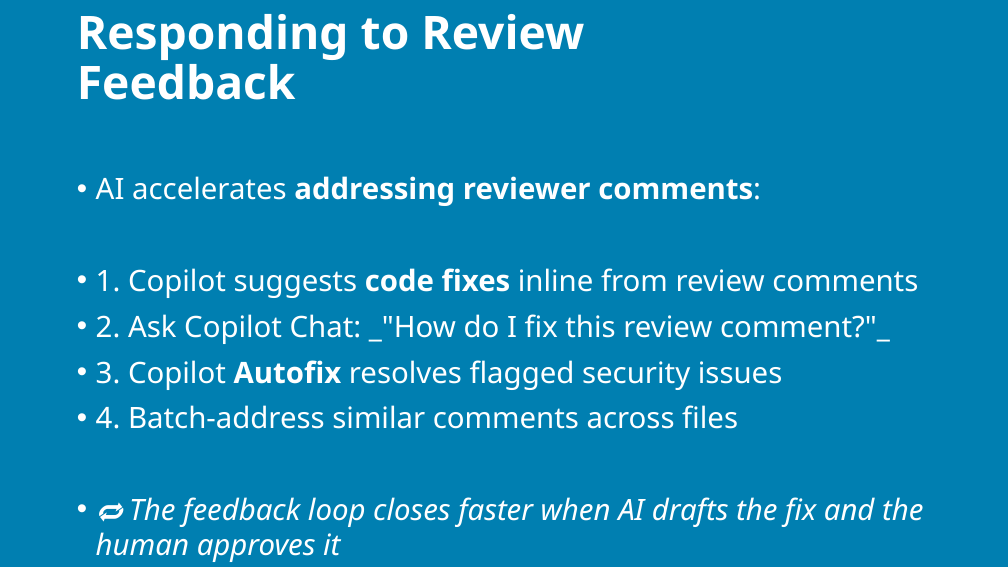
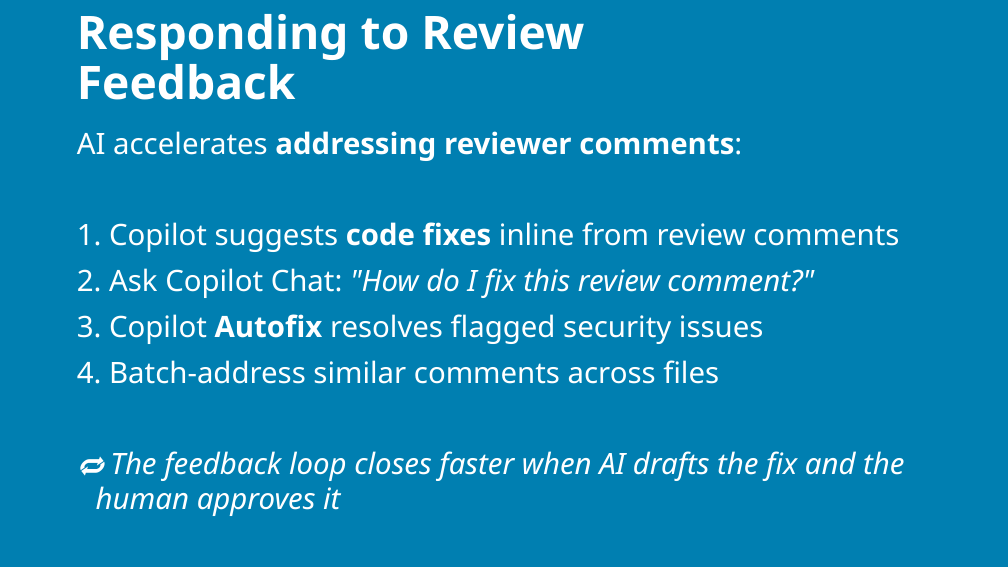
Before and after one commit to j0hnnymiller/AI-Assisted-Software-Development, a slide deck: slide 86 of slides/output/aiasd-311-monday-draft.pptx. Drawn at 1008x567 pixels with LibreOffice and Linux fonts; fonts in the diff are those of the drawing; background and template pictures are left out. Boxes give left, top, right and bottom in pixels: in the first picture for what was removed or moved away, otherwise in the second. Text is boxed around its words. In the diff, an @@ line names an element or a change of style, - is before the commit and + after.

Commit message:
feat: add markdown rendering regression coverage
Adds a dedicated markdown rendering regression deck with provenance
logs, wires it into the Monday manifest, extends generate_pptx.py
to handle more markdown inline styles and fenced code blocks, and
updates the generated Monday PPTX for validation.

```diff
--- a/slides/output/aiasd-311-monday-draft.pptx
+++ b/slides/output/aiasd-311-monday-draft.pptx
@@ text at (x1=77, y1=131, x2=904, y2=481): bullet • to none @@
@@ text at (x1=77, y1=268, x2=814, y2=298): text changed; italic on @@
-• 2. Ask Copilot Chat: _"How do I fix this review comment?"_
+2. Ask Copilot Chat: "How do I fix this review comment?"
```
Also in this commit, not shown: 151 other slides changed, 10 slides added, 1 slide removed, 5 other files.
